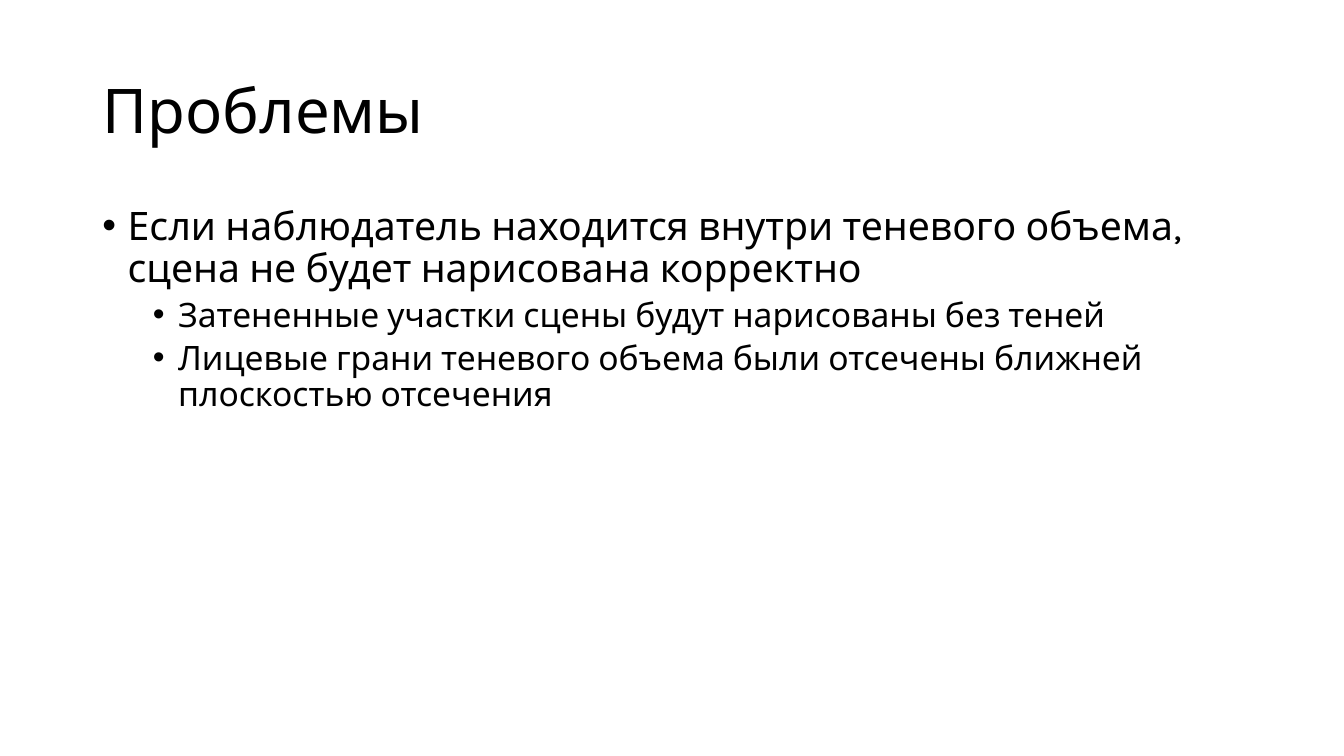
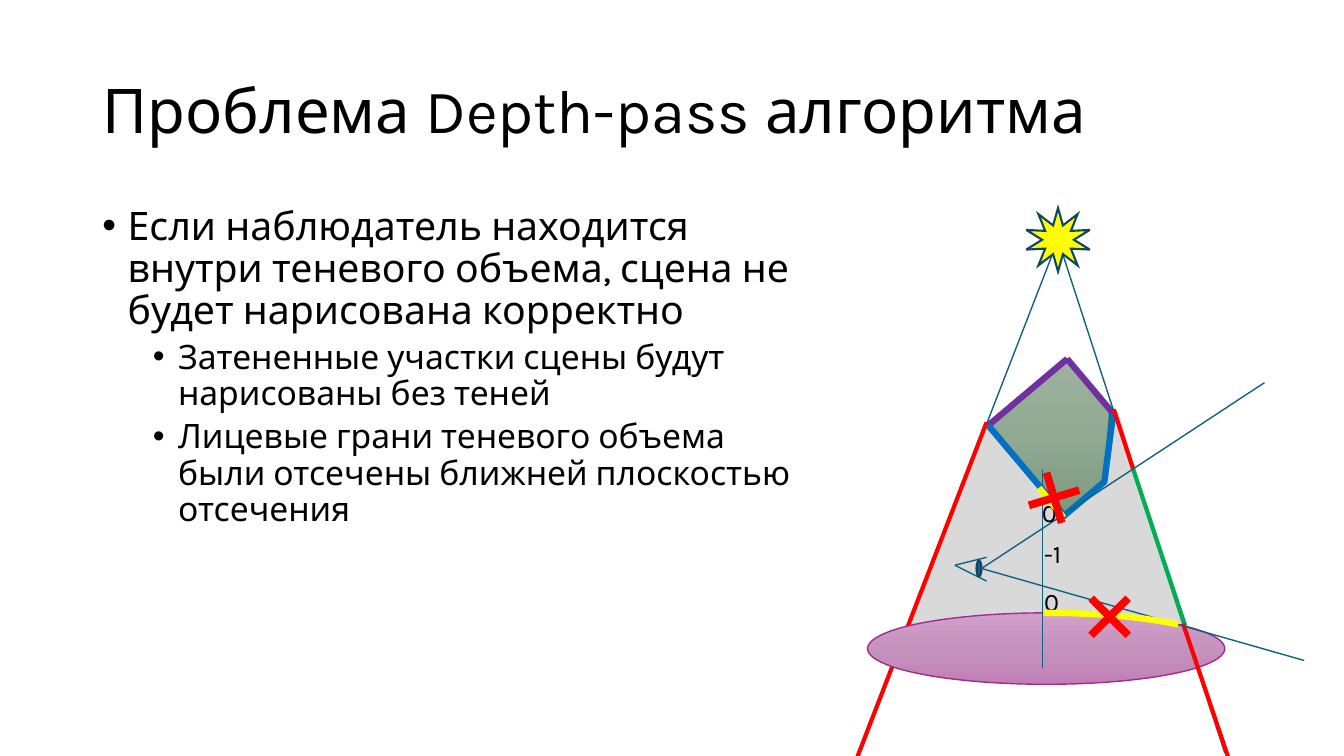
Before and after one commit to alexey-malov/cg-course, a slide deck: slide 15 of lectures/11/11 - Визуализация теней.pptx. Drawn at 1344x756 pixels with LibreOffice and Linux fonts; fonts in the diff are those of the drawing. Boxes give left, top, right and bottom in pixels: in the first picture for what was removed or moved away, otherwise in the second. Text is boxed around its words. In the diff, an @@ line names an element or a change of style, - is before the commit and + after.

```diff
--- a/lectures/11/11 - Визуализация теней.pptx
+++ b/lectures/11/11 - Визуализация теней.pptx
@@ title at [102, 86, 1086, 148]: text changed @@
-Проблемы
+Проблема Depth-pass алгоритма
@@ text "Если наблюдатель находится внутри теневого ..." rewrapped from [128, 210, 1174, 407] to [128, 210, 791, 522] @@
@@ star added at [1026, 208, 1090, 271], fill #FFFF00, outline #104760 1.5 pt @@
@@ line added from (1059, 240) to (852, 756), #156082 1 pt @@
@@ line added from (1059, 240) to (1225, 753), #156082 1 pt @@
@@ line added from (982, 569) to (1264, 383), #156082 1 pt @@
@@ freeform shape added at [899, 410, 1193, 656], fill #D9D9D9 @@
@@ line added from (1114, 409) to (1133, 470), #FF0000 3 pt @@
@@ line added from (987, 422) to (852, 756), #FF0000 3 pt @@
@@ cross added at [1006, 449, 1103, 546], fill #FF0000 @@
@@ line added from (1043, 470) to (1043, 668), #156082 1 pt @@
@@ line added from (1133, 470) to (1186, 626), #00B050 3 pt @@
@@ line added from (1040, 488) to (1064, 517), #FFFF00 4.5 pt @@
@@ text added at [1042, 500, 1057, 529], 18 pt, text #000000 @@
+0
@@ group added at [988, 359, 1143, 517]: 5 lines, 1 snip rect @@
@@ line added from (955, 566) to (987, 558), #156082 1 pt @@
@@ line added from (955, 566) to (987, 582), #156082 1 pt @@
@@ ellipse added at [977, 561, 982, 577], fill #156082, outline #104760 1.5 pt @@
@@ line added from (982, 569) to (1305, 660), #156082 1 pt @@
@@ text added at [1044, 547, 1061, 563], 18 pt, text #000000 @@
+-1
@@ text added at [1044, 588, 1059, 617], 18 pt, text #000000 @@
+0
@@ cross added at [1074, 582, 1145, 653], fill #FF0000 @@
@@ ellipse added at [868, 613, 1225, 685], fill gradient #D0A0C8 to #C693BD to #C17FB6, outline #A02B93 1 pt @@
@@ arc (boxed as its full ellipse) added at [868, 613, 1225, 685], outline #FFFF00 4.5 pt @@
@@ line added from (1184, 624) to (1240, 756), #FF0000 3 pt @@
```
Also in this commit, not shown: 12 other slides changed, 6 slides added, 8 slides removed, 1 other file.
